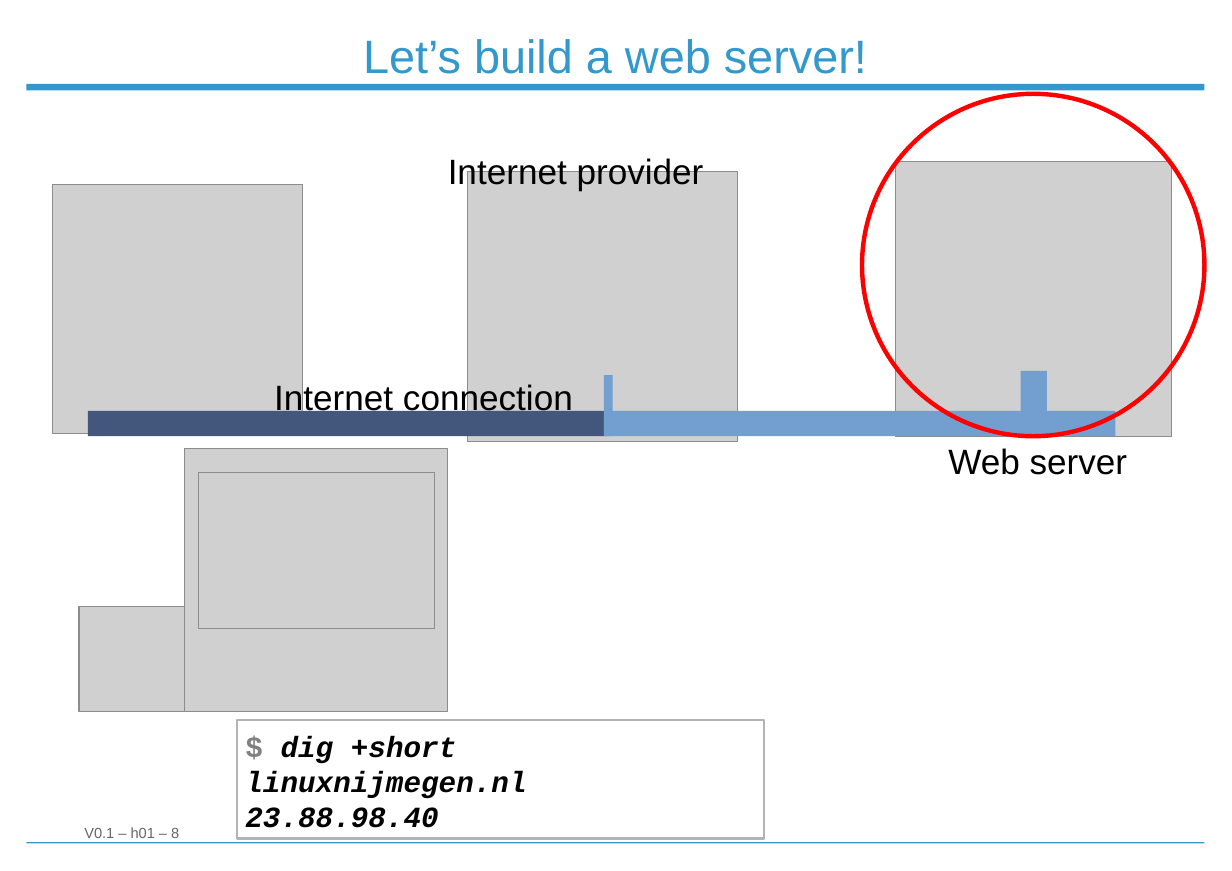
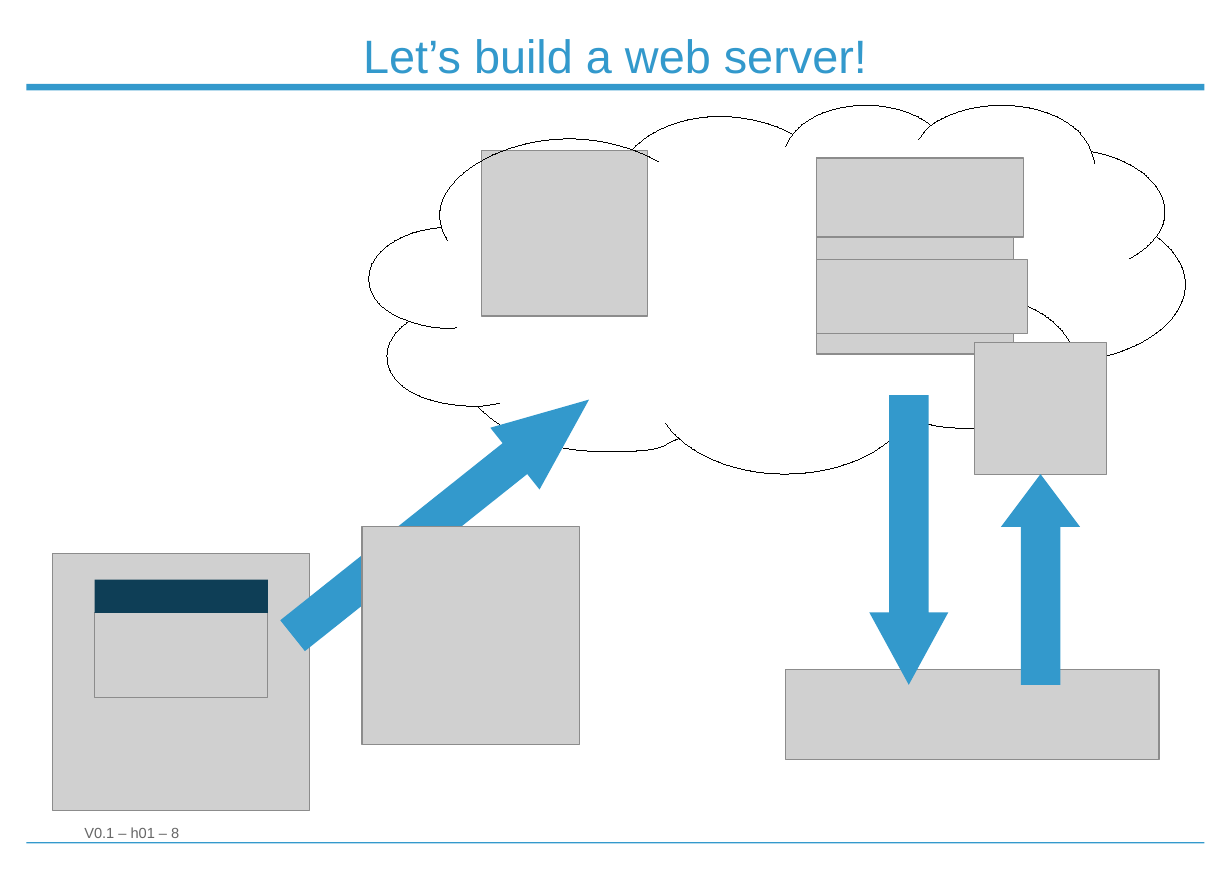
Before and after one commit to Strobodov/workshop_linux_server, a slide deck: slide 8 of Workshop_Linux_Server_101.odp. Drawn at 1232x871 pixels with LibreOffice and Linux fonts; fonts in the diff are those of the drawing; grey boxes stand for pictures; background and template pictures are left out. Boxes give left, top, right and bottom in pixels: in the first picture for what was removed or moved away, otherwise in the second. Text is boxed around its words. In the diff, an @@ line names an element or a change of style, - is before the commit and + after.

```diff
--- a/Workshop_Linux_Server_101.odp
+++ b/Workshop_Linux_Server_101.odp
@@ freeform shape added at box(369, 105, 1186, 474), outline #000000 0 pt @@
@@ ellipse removed at box(862, 94, 1205, 436) @@
@@ text removed at box(448, 155, 704, 190) @@
-Internet provider
@@ picture: place and size @@
-picture at box(467, 172, 738, 442)
+picture at box(482, 151, 647, 316)
@@ picture: place and size @@
-picture at box(53, 184, 302, 433)
+picture at box(817, 158, 1014, 354)
@@ picture added at box(817, 158, 1023, 237) @@
@@ picture: place and size @@
-picture at box(896, 162, 1172, 437)
+picture at box(817, 259, 1028, 333)
@@ picture added at box(975, 343, 1107, 474) @@
@@ down arrow added at box(268, 368, 614, 666), fill #3399CC @@
@@ text removed at box(274, 382, 573, 417) @@
-Internet connection
@@ rectangle removed at box(604, 375, 612, 436) @@
@@ rectangle removed at box(1021, 371, 1047, 433) @@
@@ rectangle removed at box(87, 411, 606, 436) @@
@@ rectangle removed at box(606, 411, 1116, 436) @@
@@ down arrow added at box(869, 395, 949, 685), fill #3399CC @@
@@ text removed at box(948, 448, 1128, 475) @@
-Web server
@@ down arrow added at box(1001, 474, 1080, 685), fill #3399CC @@
@@ picture: place and size @@
-picture at box(184, 449, 448, 711)
+picture at box(363, 527, 580, 744)
@@ picture: place and size @@
-picture at box(199, 473, 435, 629)
+picture at box(53, 553, 310, 810)
@@ rectangle added at box(95, 580, 268, 613), fill #0E3E56 @@
@@ picture: place and size @@
-picture at box(79, 606, 184, 711)
+picture at box(95, 613, 269, 699)
@@ picture added at box(786, 669, 1159, 759) @@
@@ rectangle removed at box(237, 720, 764, 839) @@
-$ dig +short linuxnijmegen.nl
-23.88.98.40
```
Also in this commit, not shown: 11 other slides changed, 8 slides added, 1 slide removed, 6 other files.
